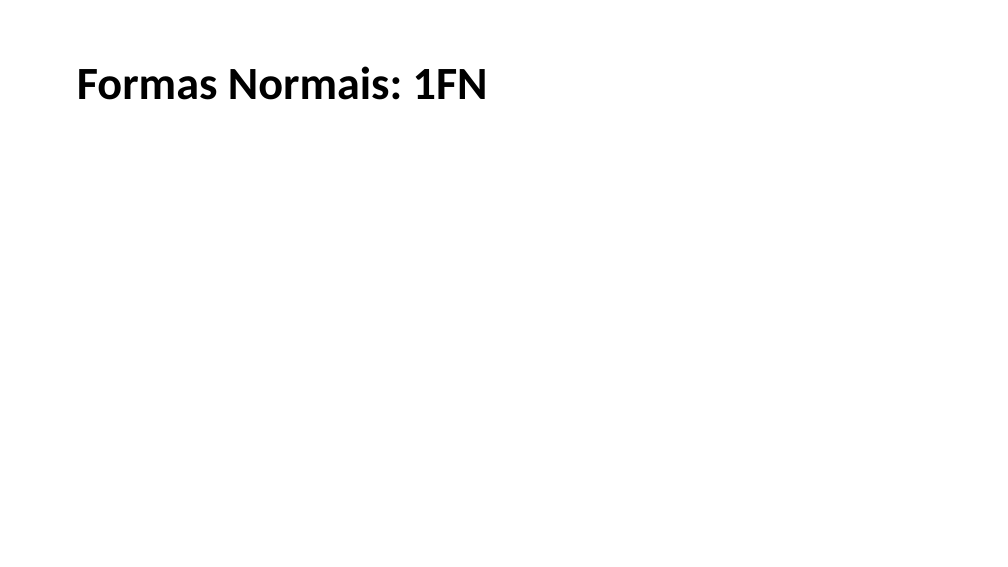
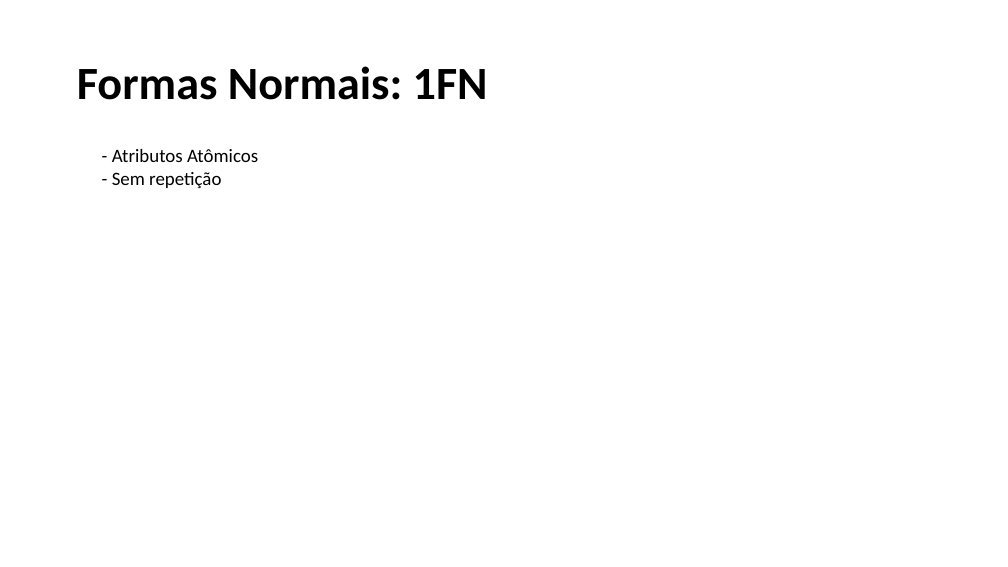
Before and after one commit to GabrielVictorino8266/projeto-integrador-grupo06, a slide deck: slide 4 of sprint5/banco de dados/Sprint05.pptx. Drawn at 1008x567 pixels with LibreOffice and Linux fonts; fonts in the diff are those of the drawing. Boxes give left, top, right and bottom in pixels: in the first picture for what was removed or moved away, otherwise in the second. Text is boxed around its words. In the diff, an @@ line names an element or a change of style, - is before the commit and + after.

```diff
--- a/sprint5/banco de dados/Sprint05.pptx
+++ b/sprint5/banco de dados/Sprint05.pptx
@@ text added at box(112, 149, 258, 188), 18 pt, text #000000 @@
+- Atributos Atômicos
+- Sem repetição
```
Also in this commit, not shown: 4 other slides changed, 1 slide added, 1 other file.
